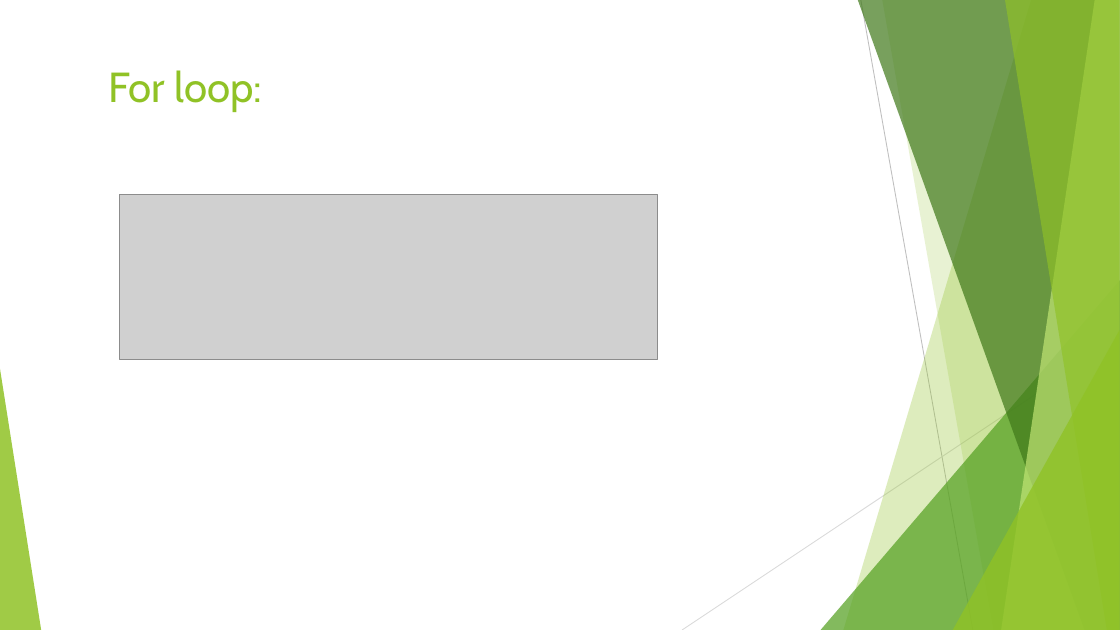
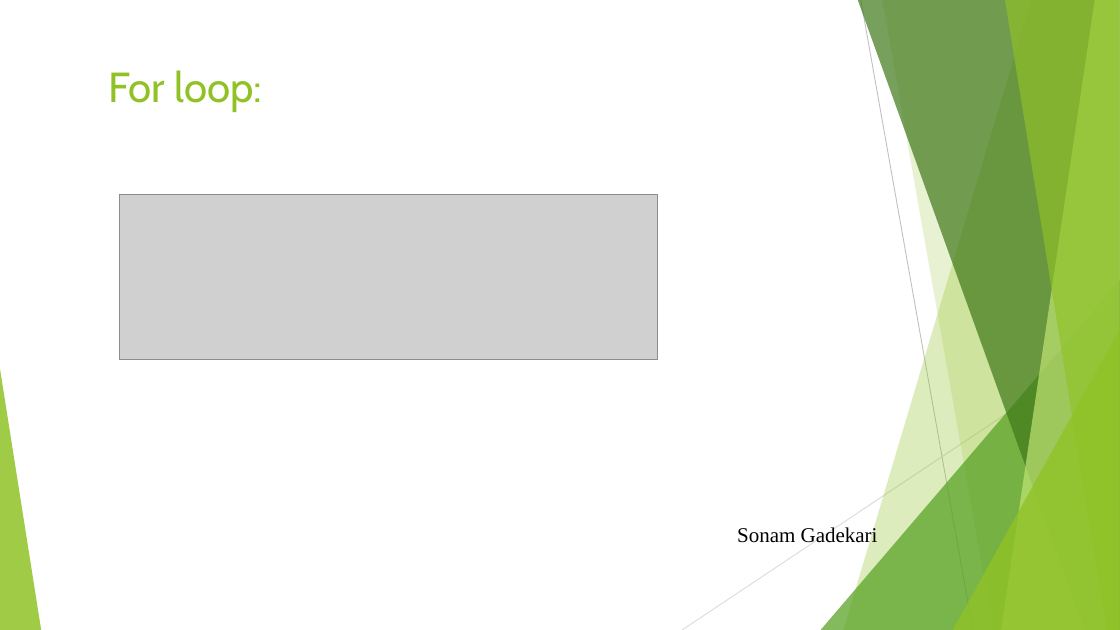
Before and after one commit to Harika1995/Razor-Views, a slide deck: slide 15 of Razor views.pptx. Drawn at 1120x630 pixels with LibreOffice and Linux fonts; fonts in the diff are those of the drawing; grey boxes stand for pictures. Boxes give left, top, right and bottom in pixels: in the first picture for what was removed or moved away, otherwise in the second. Text is boxed around its words. In the diff, an @@ line names an element or a change of style, - is before the commit and + after.

```diff
--- a/Razor views.pptx
+++ b/Razor views.pptx
@@ text added at <box>737,526,878,547</box>, 18 pt, text #000000 @@
+Sonam Gadekari
```
Also in this commit, not shown: 1 other slide changed, 1 slide added, 1 slide removed.
